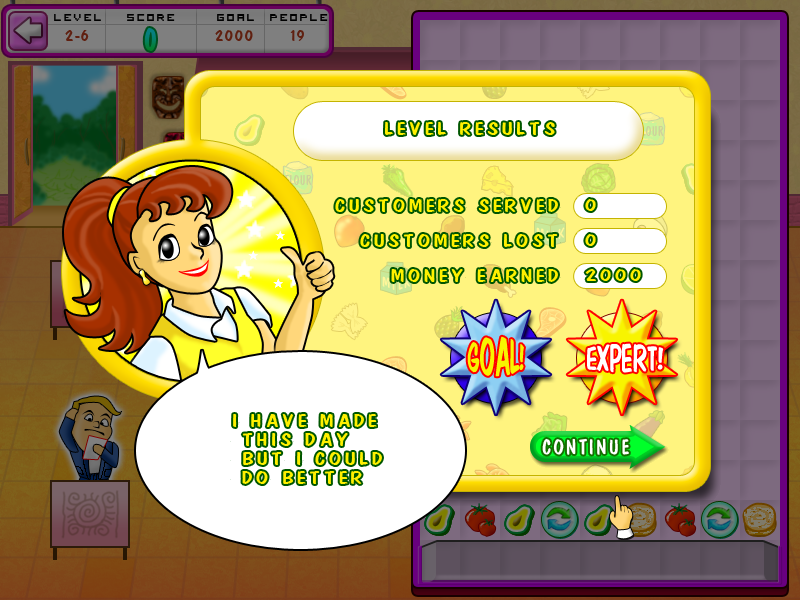
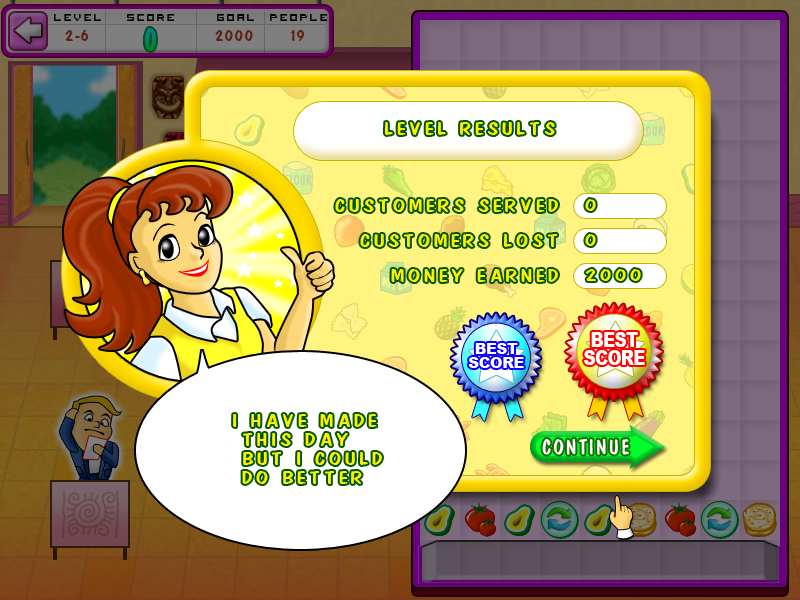
Two versions of the same layered image (800×600). Layer-by-layer changes:
renamed "EXPERT!" to "BEST SCORE", painted on it over [584, 332, 664, 373]
added layer "Фигура 4" in group "expert" over [586, 321, 645, 377]
moved "Фигура 2 (копия)" above "Фигура 1 (копия)", painted on it over [577, 313, 667, 403]
painted on "Фигура 1 (копия)" over [565, 300, 677, 415]
added layer "Фигура 3 (копия)" in group "expert" over [588, 357, 643, 421]
renamed "GOAL!" to "BEST SCORE", painted on it over [467, 336, 524, 377]
added layer "Фигура 5" in group "goal" over [469, 330, 524, 383]
moved "Фигура 2" above "Фигура 1", painted on it over [451, 313, 541, 403]
painted on "Фигура 1" over [441, 300, 551, 415]
added layer "Фигура 3" in group "goal" over [472, 363, 523, 422]
